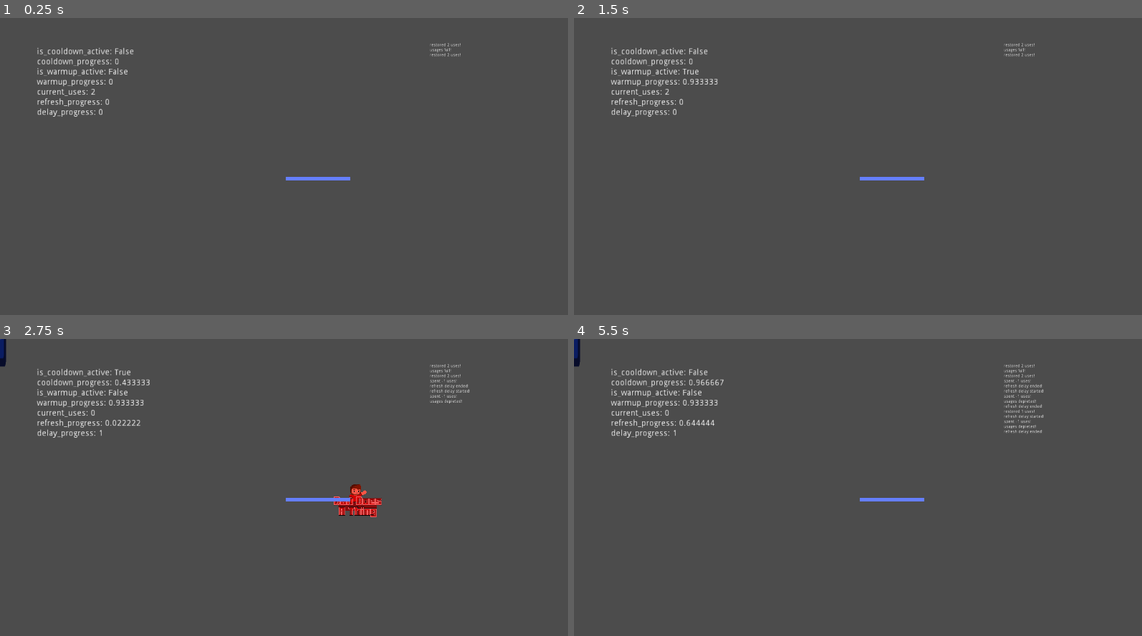
Above: before the commit, frames 1-4 (two rows, left to right).
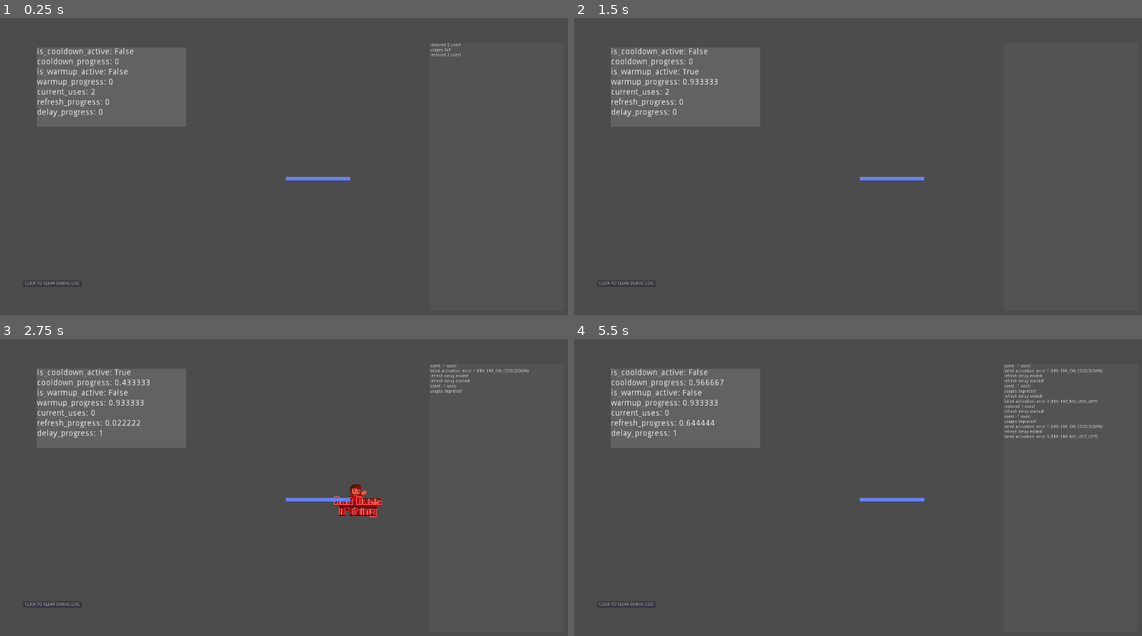
Above: after the commit, the same moments.

Repository: Boyquotes/ddat-gpf.entities
Game: Godot game, scene res://_testenv/tests_entity_ability/unit_ability_controller/test_entab_ability_ext.tscn
The game is run twice, just before and just after one commit, with the same random seed, the same clock (stepped at 60 frames per second) and the same inputs. This scene is started directly instead of the project's main scene. The engine's default icon, where the game draws it, is replaced by a stand-in: a white triangle on a blue panel in a dark square.
Inputs (mouse positions are in pixels of both pictures, inside the frame that each line leads up to):
- Up to frame 1 (0.25 s): no input
- Up to frame 2 (1.5 s): click (625, 282) at 0.5 s, where only the run after the commit has a clickable "CLICK TO CLEAR DEBUG LOG"; tap Enter (ui_accept) at 1.25 s; move the mouse to (988, 163) at 1.27 s; hold Right (ui_right) from 1.28 s (still down)
- Up to frame 3 (2.75 s): tap Enter (ui_accept) at 1.52, 2.27 s; move the mouse to (170, 517) at 2.02 s; release Right (ui_right) at 2.03 s; hold Down (ui_down) from 2.03 s (still down)
- Up to frame 4 (5.5 s): move the mouse to (914, 428) at 2.77 s; release Down (ui_down) at 2.78 s; hold Right (ui_right) 2.78-3.53 s; move the mouse to (829, 564) at 3.52 s; hold Up (ui_up) 3.53-4.28 s; tap Enter (ui_accept) at 3.77, 4.25, 4.52, 5.27 s; move the mouse to (1034, 546) at 4.27 s; hold Left (ui_left) from 4.28 s (still down); move the mouse to (687, 451) at 5.02 s

The runs differ from the first frame. In frame 1, less than 0.1% of the frame differs, in the area x 4-14%, y 88-90%; in frame 2, 0.1%; in frame 3, 0.5%; in frame 4, 0.9%, in the area x 0-94%, y 0-90%.
Error before the commit: Invalid get index '1' (on base: 'Array'). (res://src/ddat-gpf/autoload/global_debug.gd:239)

Commit message:
testenv abilityController update
final testenv update for #4

Diff:
--- a/_testenv/tests_entity_ability/unit_ability_controller/test_entab_ability_ext.gd
+++ b/_testenv/tests_entity_ability/unit_ability_controller/test_entab_ability_ext.gd
@@ -17,6 +17,7 @@
 
 onready var debug_label_active = $DebugActive
 onready var debug_label_historic = $DebugHistoric
+onready var clear_debug_button = $ClearDebugButton
 
 
 func _ready():
@@ -114,3 +115,19 @@
 func _on_AbilityController_refresh_delay_started():
 	debug_special_messages.append("refresh delay started!")
 	update_debug_label()
+
+
+func _on_AbilityController_failed_activation(error_code):
+	var err_keys = AbilityController.ACTIVATION_ERROR.keys()
+	debug_special_messages.append("failed activation, error {x}".format({
+				"x": str(error_code)+" (ERR: {code})".format({
+				"code": err_keys[error_code]})
+	}))
+	update_debug_label()
+
+
+func _on_ClearDebugButton_pressed():
+	if debug_label_historic != null:
+		debug_special_messages = []
+		debug_label_historic.text = ""
+	clear_debug_button.release_focus()
--- a/_testenv/tests_entity_ability/unit_ability_controller/test_entab_ability_ext.tscn
+++ b/_testenv/tests_entity_ability/unit_ability_controller/test_entab_ability_ext.tscn
@@ -1,13 +1,15 @@
-[gd_scene load_steps=9 format=2]
+[gd_scene load_steps=7 format=2]
 
 [ext_resource path="res://_testenv/tests_entity_ability/unit_ability_controller/test_entab_ability_ext.gd" type="Script" id=1]
 [ext_resource path="res://_dev/ddat_icon.png" type="Texture" id=2]
-[ext_resource path="res://_dev/icon.png" type="Texture" id=3]
-[ext_resource path="res://_testenv/tests_entity_ability/unit_ability_controller/test_entity_area_scene.tscn" type="PackedScene" id=4]
 [ext_resource path="res://src/ddat-gpf/entity_systems/entity_ability/class_ability_controller.gd" type="Script" id=5]
 [ext_resource path="res://src/ddat-gpf/entity_systems/entity_ability/class_ability_targeter.gd" type="Script" id=6]
-[ext_resource path="res://src/ddat-gpf/entity_systems/classes/class_entity_area.gd" type="Script" id=7]
-[ext_resource path="res://src/ddat-gpf/entity_systems/entity_extensions/class_entity_spawner.gd" type="Script" id=8]
+
+[sub_resource type="StyleBoxFlat" id=2]
+bg_color = Color( 0.6, 0.6, 0.6, 0.294118 )
+
+[sub_resource type="StyleBoxFlat" id=1]
+bg_color = Color( 0.6, 0.6, 0.6, 0.0980392 )
 
 [node name="EntityAbilityWeaponTest" type="Node2D"]
 script = ExtResource( 1 )
@@ -46,20 +48,6 @@
 scale = Vector2( 0.25, 0.25 )
 texture = ExtResource( 2 )
 
-[node name="EntitySpawner" type="Position2D" parent="CenterOfScreen/AbilityController"]
-script = ExtResource( 8 )
-entity_path = NodePath("EntityArea")
-entity_area_scene = ExtResource( 4 )
-
-[node name="EntityArea" type="Area2D" parent="CenterOfScreen/AbilityController/EntitySpawner"]
-visible = false
-script = ExtResource( 7 )
-
-[node name="Sprite" type="Sprite" parent="CenterOfScreen/AbilityController/EntitySpawner/EntityArea"]
-self_modulate = Color( 1, 0.27451, 0.313726, 1 )
-scale = Vector2( 2, 2 )
-texture = ExtResource( 3 )
-
 [node name="RotTargetLine" type="Line2D" parent="CenterOfScreen"]
 points = PoolVector2Array( 0, 0, 215, 0 )
 
@@ -68,23 +56,27 @@
 margin_top = 100.0
 margin_right = 164.0
 margin_bottom = 114.0
+rect_min_size = Vector2( 250, 125 )
 rect_scale = Vector2( 2, 2 )
+custom_styles/normal = SubResource( 2 )
 
 [node name="DebugHistoric" type="Label" parent="."]
 margin_left = 1442.0
 margin_top = 84.0
 margin_right = 1482.0
 margin_bottom = 98.0
-
-[node name="EnemyTest1" type="Sprite" parent="."]
-visible = false
-texture = ExtResource( 3 )
-
-[node name="EnemyTest2" type="Sprite" parent="."]
-visible = false
-texture = ExtResource( 3 )
+rect_min_size = Vector2( 450, 900 )
+custom_styles/normal = SubResource( 1 )
+clip_text = true
 
 [node name="Tween" type="Tween" parent="."]
+
+[node name="ClearDebugButton" type="Button" parent="."]
+margin_left = 78.0
+margin_top = 882.0
+margin_right = 90.0
+margin_bottom = 902.0
+text = "CLICK TO CLEAR DEBUG LOG"
 
 [connection signal="ability_cooldown_active" from="CenterOfScreen/AbilityController" to="." method="_on_AbilityController_ability_cooldown_active"]
 [connection signal="ability_cooldown_finished" from="CenterOfScreen/AbilityController" to="." method="_on_AbilityController_ability_cooldown_finished"]
@@ -98,7 +90,8 @@
 [connection signal="ability_warmup_finished" from="CenterOfScreen/AbilityController" to="." method="_on_AbilityController_ability_warmup_finished"]
 [connection signal="ability_warmup_started" from="CenterOfScreen/AbilityController" to="." method="_on_AbilityController_ability_warmup_started"]
 [connection signal="activate_ability" from="CenterOfScreen/AbilityController" to="." method="_on_AbilityController_activate_ability"]
-[connection signal="activate_ability" from="CenterOfScreen/AbilityController" to="CenterOfScreen/AbilityController/EntitySpawner" method="spawn"]
+[connection signal="failed_activation" from="CenterOfScreen/AbilityController" to="." method="_on_AbilityController_failed_activation"]
 [connection signal="refresh_delay_active" from="CenterOfScreen/AbilityController" to="." method="_on_AbilityController_refresh_delay_active"]
 [connection signal="refresh_delay_ended" from="CenterOfScreen/AbilityController" to="." method="_on_AbilityController_refresh_delay_ended"]
 [connection signal="refresh_delay_started" from="CenterOfScreen/AbilityController" to="." method="_on_AbilityController_refresh_delay_started"]
+[connection signal="pressed" from="ClearDebugButton" to="." method="_on_ClearDebugButton_pressed"]
